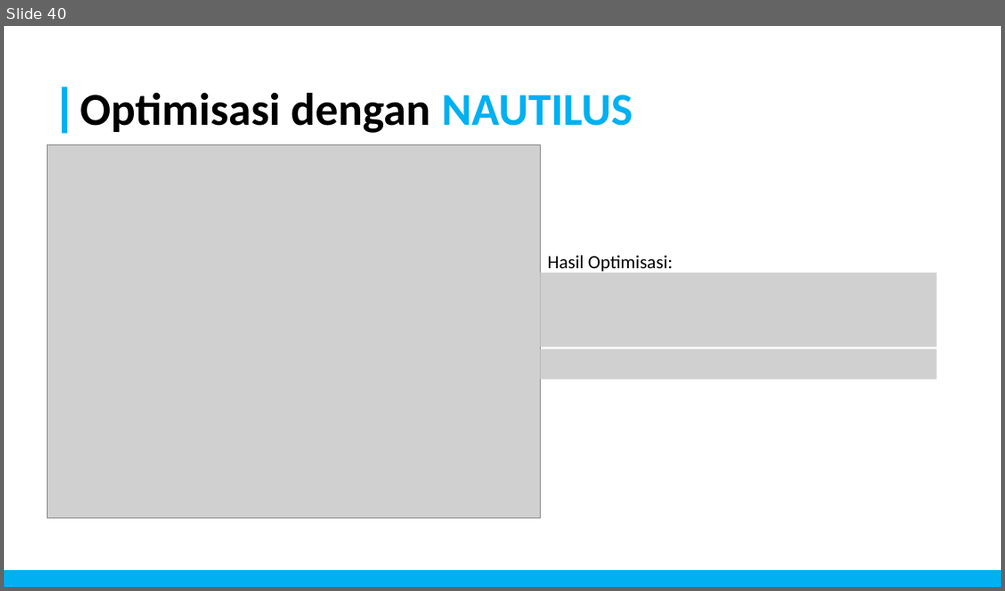
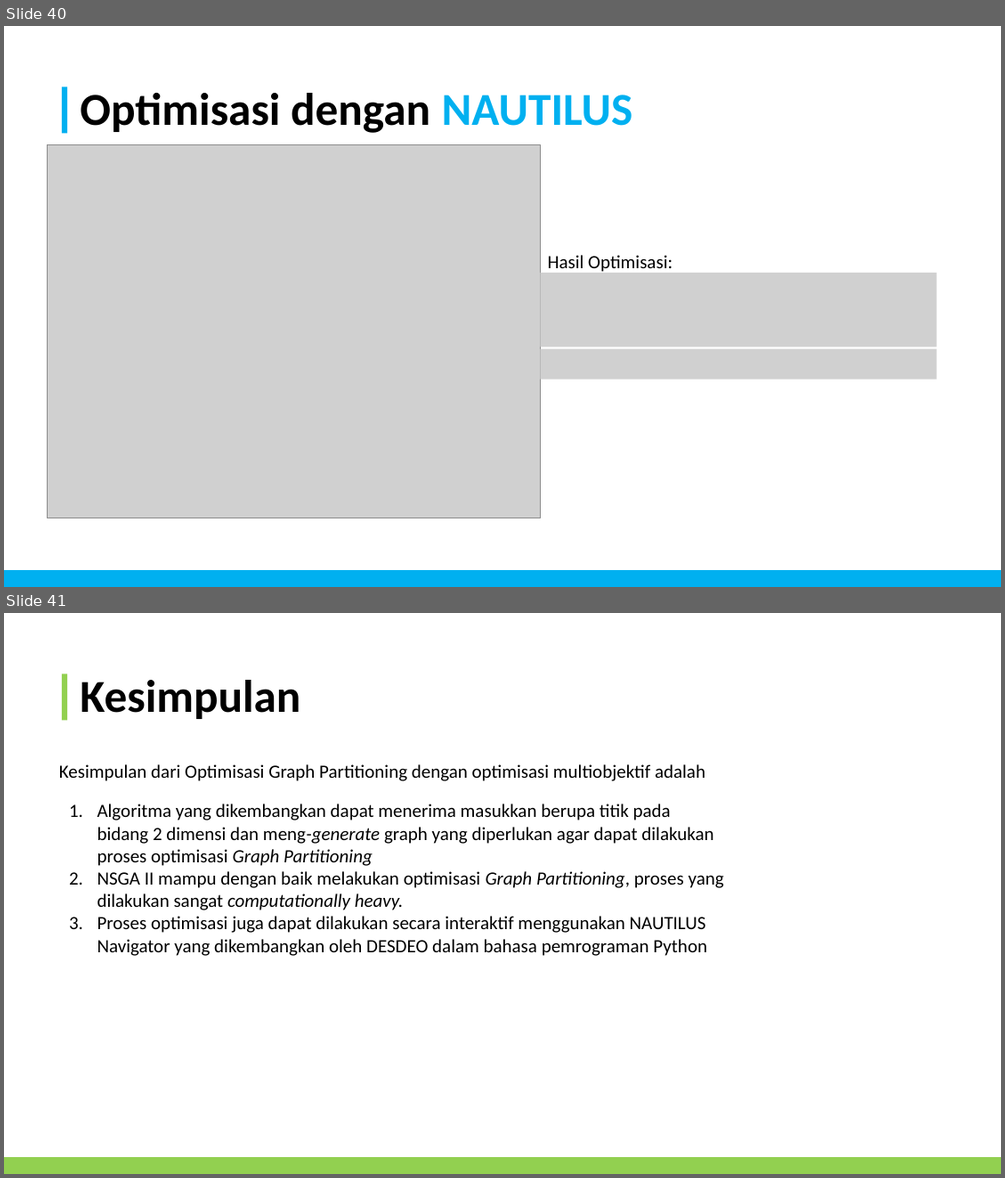
Before and after one commit to FelixFern/Graph-Partitioning-Optimization, a slide deck: documents/Graph Partitioning.pptx. Shown one above the other, each under a label of ours: slide 40 before the commit, slides 40 and 41 after it. The pictures are 1005x591 and 1005x1178 pixels, drawn with LibreOffice and Linux fonts; fonts in the diff are those of the drawing; grey boxes stand for pictures. Boxes give left, top, right and bottom in pixels: in the first picture for what was removed or moved away, otherwise in the second. Text is boxed around its words. In the diff, an @@ line names an element or a change of style, - is before the commit and + after.

```diff
--- a/documents/Graph Partitioning.pptx
+++ b/documents/Graph Partitioning.pptx
@@ slide 41 added at <box>4,613,1001,1174</box>, background #FFFFFF @@
@@ rectangle added at <box>62,674,67,720</box>, fill #92D050 @@
@@ title added at <box>80,680,300,719</box>, 44 pt, text #000000, bold @@
+Kesimpulan
@@ text added at <box>59,764,705,781</box>, 18 pt, text #000000 @@
+Kesimpulan dari Optimisasi Graph Partitioning dengan optimisasi multiobjektif adalah
@@ text added at <box>97,803,724,956</box>, 18 pt, text #000000 @@
+1. Algoritma yang dikembangkan dapat menerima masukkan berupa titik pada bidang 2 dimensi dan meng-generate graph yang diperlukan agar dapat dilakukan proses optimisasi Graph Partitioning
+2. NSGA II mampu dengan baik melakukan optimisasi Graph Partitioning, proses yang dilakukan sangat computationally heavy.
+3. Proses optimisasi juga dapat dilakukan secara interaktif menggunakan NAUTILUS Navigator yang dikembangkan oleh DESDEO dalam bahasa pemrograman Python
@@ rectangle added at <box>4,1158,1001,1174</box>, fill #92D050 @@
```
Also in this commit, not shown: 4 slides changed, 1 other slide added, 3 other files.
